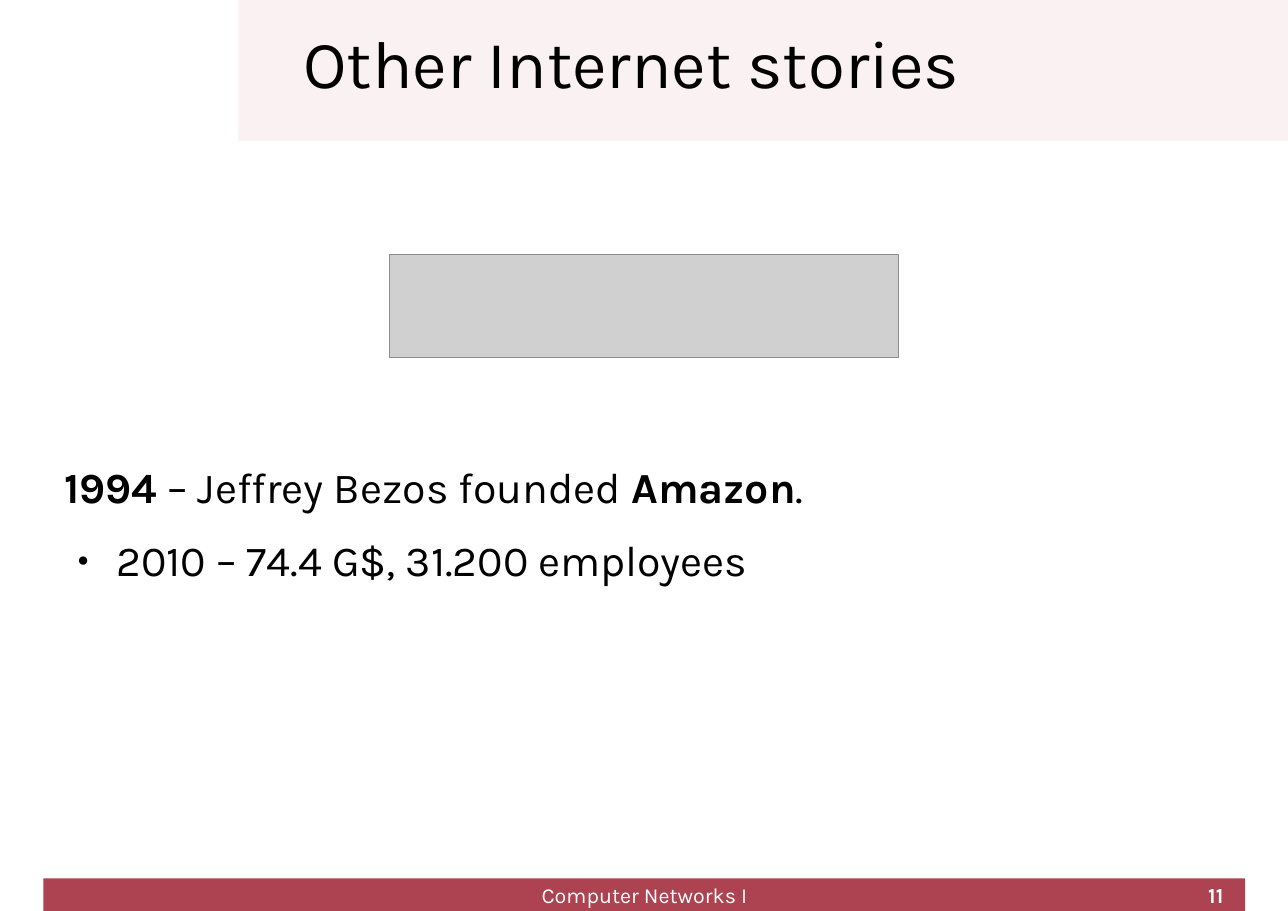
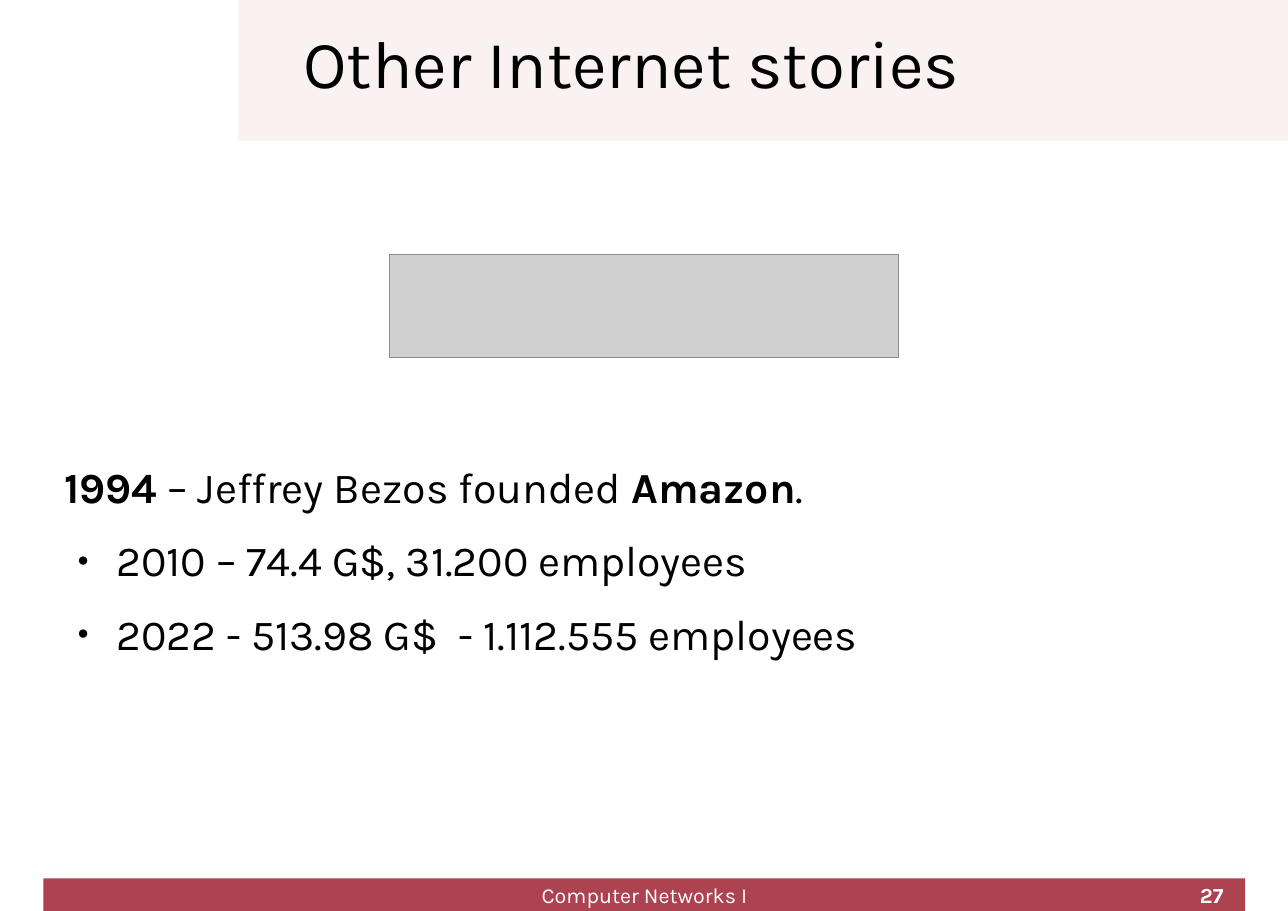
Before and after one commit to cletomartin/redes1, a slide deck: slide 27 of slides/introduction.odp (slide 11 before the commit). Drawn at 1288x911 pixels with LibreOffice and Linux fonts; fonts in the diff are those of the drawing; grey boxes stand for pictures; background and template pictures are left out. Boxes give left, top, right and bottom in pixels: in the first picture for what was removed or moved away, otherwise in the second. Text is boxed around its words. In the diff, an @@ line names an element or a change of style, - is before the commit and + after.

```diff
--- a/slides/introduction.odp
+++ b/slides/introduction.odp
@@ text at bbox=[116, 619, 858, 661]: paragraph added @@
+● 2022 - 513.98 G$ - 1.112.555 employees
@@ page number at bbox=[1200, 889, 1224, 903]: text changed @@
-11
+27
```
Also in this commit, not shown: 7 other slides changed, 18 slides added, 3 slides removed, 1 other file.
